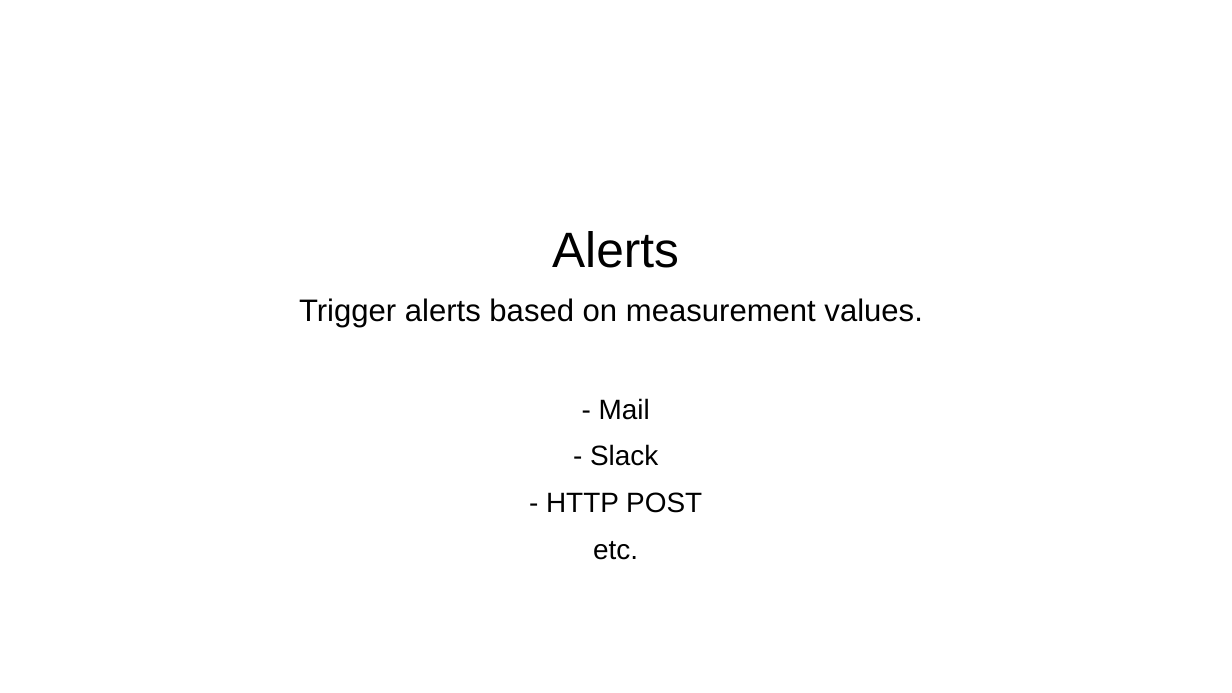
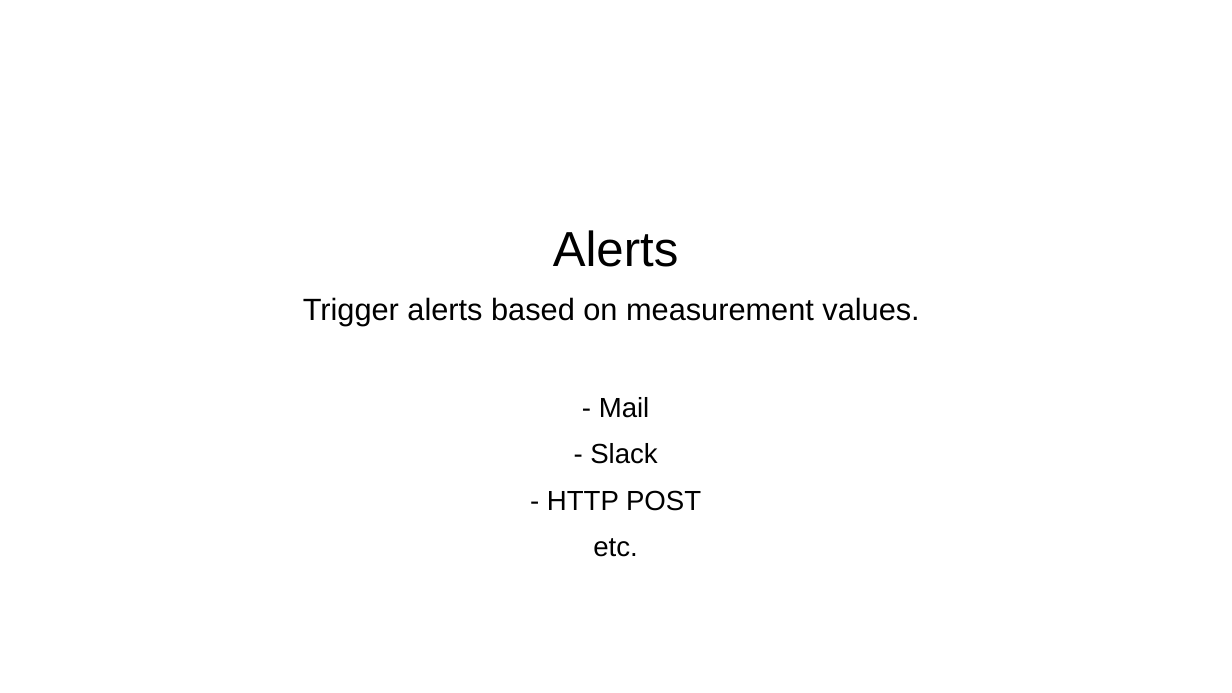
Before and after one commit to skrabbenborg/nosql-talk, a slide deck: slide 14 of presentation/presentation.pptx (slide 13 before the commit). Drawn at 1232x693 pixels with LibreOffice and Linux fonts; fonts in the diff are those of the drawing; background and template pictures are left out. Boxes give left, top, right and bottom in pixels: in the first picture for what was removed or moved away, otherwise in the second. Text is boxed around its words. In the diff, an @@ line names an element or a change of style, - is before the commit and + after.

```diff
--- a/presentation/presentation.pptx
+++ b/presentation/presentation.pptx
@@ text "Alerts" at box(303, 230, 919, 557): size 32 to 31.7 pt in "Alerts"; size 20 to 19.8 pt in "Trigger alerts based on measurement values."; size 18 to 17.8 pt in "- Mail", "- Slack", "- HTTP POST", "etc." @@
```
Also in this commit, not shown: 2 other slides changed, 12 slides added, 1 slide removed, 12 other files.
